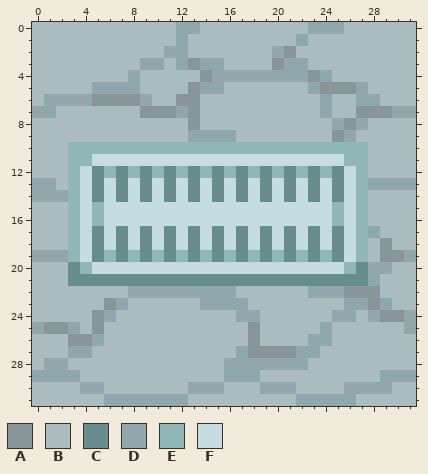
Pixel-art sprite: NuclearThroneUltraMod/sprites/sprFloor106/331eddea-387a-44c7-98fa-d426bedaa1e3.png. Above, as it was before the edit.
The file is 32x32 pixels. Colours within 5 levels of each other are drawn and written as one.
Palette (. is transparent): A #899699  B #aabcc0  C #688d8d  D #90a7ad  E #8fb7b7  F #c5dde2
Pixels before, first column x 0:
 0 BBBBBBBBBBBBDDBBBBBBBBBDDDBBBBBB
 1 BBBBBBBBBBBBDBBBBBBBBBDBBBBBBBBB
 2 BBBBBBBBBBBDDBBBBBBBDABBBBBBBBBB
 3 BBBBBBBBBDDBDADDBBBBADDBBBBBBBBB
 4 BBBBBBBBDBBBBBADDDDDDDDADBBBBBBB
 5 BBBBBDDDDBBBBADDBBBBBBBDAAADBBBB
 6 BDDDDAAAADBBAABBBBBBBBBBDBBDDBBB
 7 DDBBBBBBBAAADABBBBBBBBBBDBBAAADD
 8 BBBBBBBBBBBBBABBBBBBBBBBBDADBBBB
 9 BBBBBBBBBBBBBDDDDBBBBBBBBADBBBBB
10 BBBEEEEEEEEEEEEEEEEEEEEEEEEEBBBB
11 BBBEEFFFFFFFFFFFFFFFFFFFFFEEBBBB
12 BBBEFCECECECECECECECECECECFEBBBB
13 DDBEFCFCFCFCFCFCFCFCFCFCFCFEDDDD
14 DDDEFCFCFCFCFCFCFCFCFCFCFCFEBBBB
15 BBBEFEFFFFFFFFFFFFFFFFFFFEFEBBBB
16 BBBEFEFFFFFFFFFFFFFFFFFFFEFEBBBB
17 BBBEFCFCFCFCFCFCFCFCFCFCFCFEDBBB
18 BBBEFCFCFCFCFCFCFCFCFCFCFCFEBABB
19 DDDEFCECECECECECECECECECECFEBAAD
20 BBBCEFFFFFFFFFFFFFFFFFFFFFECDDBB
21 BBBCCCCCCCCCCCCCCCCCCCCCCCCCDBBB
22 BBBBBBBBDDDDDDDDDBBBBBBDDDAAABBB
23 BBBBBBADBBBBBBDDDDBBBBBBBBDDADBB
24 BBBBBADBBBBBBBBBBDDBBBBBBDDBDAAD
25 DAADBABBBBBBBBBBBBABBBBBDBBBBBBD
26 BBBAADBBBBBBBBBBBBABBBBDDBBBBBBB
27 BBBDDBBBBBBBBBBBBDAAAADDBBBBBBBB
28 BDDBBBBBBBBBBBBBDDDDDDDBBBBBBBBB
29 DDDDBBBBBBBBBBBBDDDBBBBBBBBBBDDD
30 BBBBDDBBBBBBBDDDBBBDDDBBBBDDDDBB
31 BBBBBBDDDDDDDBBBBBBBBBDDDDDBBBBB
Once edited:
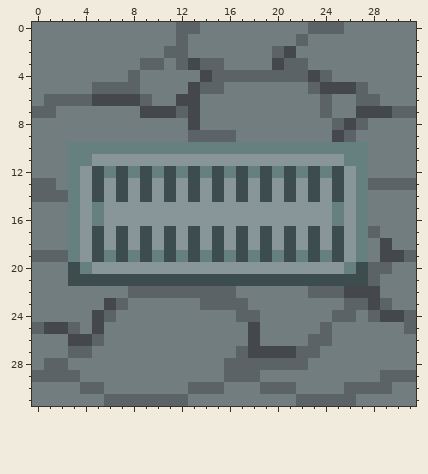
What changed:
{"colour":"A","old":"#899699","new":"#44484c"}
{"colour":"B","old":"#aabcc0","new":"#727d7f"}
{"colour":"C","old":"#688d8d","new":"#3d4c4c"}
{"colour":"D","old":"#90a7ad","new":"#5b6366"}
{"colour":"E","old":"#8fb7b7","new":"#667f7f"}
{"colour":"F","old":"#c5dde2","new":"#899699"}
{"label":"changed","picture_box":[32,22,416,406]}
